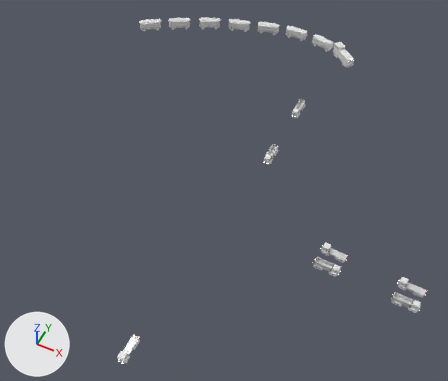
The FBX model Assets/Art/KayseriIsland/Models/Coal/Phase3/Vehicles_P3.fbx, before and after one commit.
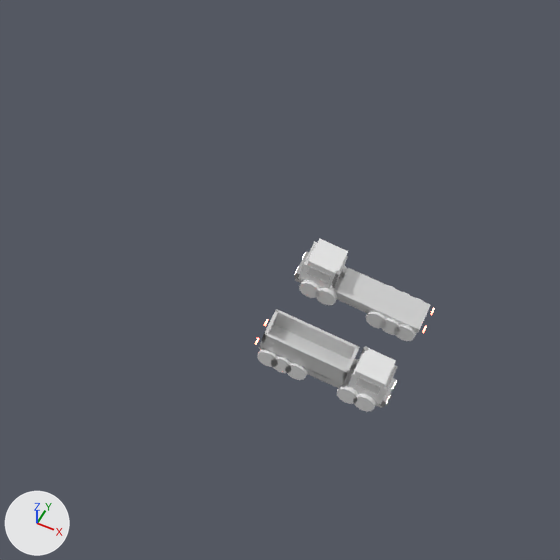
The first picture shows the older version from a camera (50 mm lens) standing at (69.0, -137.0, 197.0) and looking at (-10.0, 20.0, 1.0). The close-ups show the older and then the newer version on the part from 58% to 83% of the width and 51% to 80% of the height of that picture. Only the edits that show in the close-ups are written down. The axes (+X, +Y, +Z) are drawn at lower left. The lights are the same throughout. Vertices at exactly the same position are counted once.

The scene before the commit, as lines of its bpy script (objects in view):
```python
ob_truck_road_cargo1 = bpy.data.objects.new('truck_road_cargo1', me_v_cargo_002)
ob_truck_road_cargo1.location = (44.0, 3.6, 8.34)
ob_truck_road_cargo1.rotation_euler = (0.0, -0.102, -3.142)  # degrees (0, -5.8, -180)
ob_truck_road_cargo1.scale = (0.76, 0.76, 0.76)
ob_truck_road_ore2 = bpy.data.objects.new('truck_road_ore2', me_v_ore2_001)
ob_truck_road_ore2.location = (44.0, -3.6, 8.32)
ob_truck_road_ore2.rotation_euler = (0.0, 0.102, 0.0)  # degrees (0, 5.8, 0)
ob_truck_road_ore2.scale = (0.76, 0.76, 0.76)
```
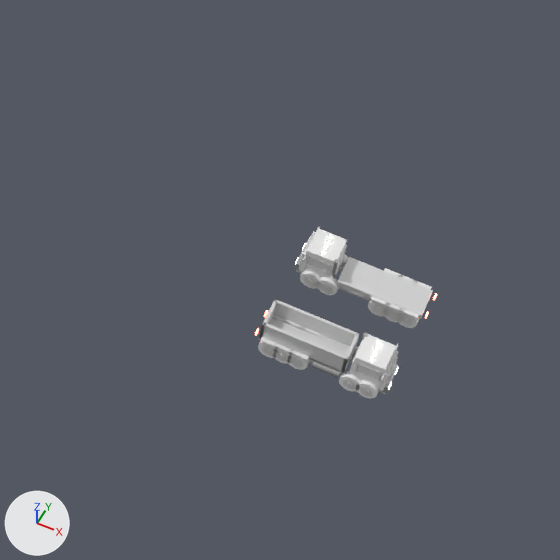
Where the change shows, as pixel boxes (x1, y1, x2, y2) in the close-ups (560 x 560 px):
'truck_road_ore2', reshaped, moved, turned
    before: (255, 309, 398, 411)
    after: (255, 299, 399, 398)
'truck_road_cargo1', reshaped, moved, turned
    before: (294, 239, 435, 341)
    after: (294, 227, 437, 328)
part 1 of me_v_ore2_001, added
    after: (301, 326, 320, 336)
part 2 of me_v_ore2_001, added
    after: (360, 386, 373, 396)
part 3 of me_v_ore2_001, added
    after: (343, 379, 356, 389)
part 4 of me_v_ore2_001, added
    after: (290, 358, 303, 367)
part 5 of me_v_ore2_001, added
    after: (276, 351, 288, 361)
part 6 of me_v_ore2_001, added
    after: (262, 346, 275, 355)
part 7 of me_v_ore2_001, added
    after: (289, 349, 309, 360)
part 8 of me_v_ore2_001, added
    after: (286, 321, 304, 330)
part 9 of me_v_ore2_001, reshaped
    before: (257, 349, 382, 411)
    after: (258, 314, 398, 398)
part 10 of me_v_cargo_002, added
    after: (296, 270, 420, 319)
part 11 of me_v_cargo_002, added
    after: (370, 296, 387, 306)
part 12 of me_v_cargo_002, added
    after: (304, 277, 316, 286)
part 13 of me_v_cargo_002, added
    after: (320, 283, 333, 293)
part 14 of me_v_cargo_002, added
    after: (372, 304, 385, 314)
part 15 of me_v_cargo_002, added
    after: (386, 310, 399, 320)
part 16 of me_v_cargo_002, added
    after: (400, 316, 413, 325)
part 17 of me_v_cargo_002, added
    after: (384, 268, 399, 276)
part 18 of me_v_cargo_002, added
    after: (385, 302, 405, 313)
part 19 of me_v_cargo_002, reshaped
    before: (295, 265, 424, 341)
    after: (300, 227, 432, 328)

The change, as a diff of the scene's bpy script:
```diff
--- a/Assets/Art/KayseriIsland/Models/Coal/Phase3/Vehicles_P3.fbx.py
+++ b/Assets/Art/KayseriIsland/Models/Coal/Phase3/Vehicles_P3.fbx.py
@@ me_v_ore2_001 @@
 # used by ob_truck_road_ore2; location = (44.0, -3.6, 8.32); rotation_euler = (0.0, 0.102, 0.0), in degrees (0, 5.8, 0); scale = (0.76, 0.76, 0.76)
-me_v_ore2_001.from_pydata(...)  # 376 vertices, 660 faces; spans x -6.99..6.51, y -1.92..1.92, z 0.0..4.9
+me_v_ore2_001.from_pydata(...)  # 1148 vertices, 1992 faces; spans x -6.99..6.51, y -2.25..2.25, z 0.0..5.02
+# me_v_ore2_001 part 1: a new loose piece, a box spanning x -3.35..-1.45, y 1.05..2.05, z 2.12..2.28, in mat_yellow_lt (white #e7e7e7)
+# me_v_ore2_001 part 2: a new loose piece, a 12-sided cylinder along y spanning x 3.95..5.25, y -1.95..-1.15, z 0.4..1.7, in mat_steel_dk (white #e7e7e7)
+# me_v_ore2_001 part 3: a new loose piece, a 12-sided cylinder along y spanning x 2.25..3.55, y -1.95..-1.15, z 0.4..1.7, in mat_steel_dk (white #e7e7e7)
+# me_v_ore2_001 part 4: a new loose piece, a 12-sided cylinder along y spanning x -3.05..-1.75, y -1.95..-1.15, z 0.4..1.7, in mat_steel_dk (white #e7e7e7)
+# me_v_ore2_001 part 5: a new loose piece, a 12-sided cylinder along y spanning x -4.55..-3.25, y -1.95..-1.15, z 0.4..1.7, in mat_steel_dk (white #e7e7e7)
+# me_v_ore2_001 part 6: a new loose piece, a 12-sided cylinder along y spanning x -5.95..-4.65, y -1.95..-1.15, z 0.4..1.7, in mat_steel_dk (white #e7e7e7)
+# me_v_ore2_001 part 7: a new loose piece, a box spanning x -3.35..-1.45, y -2.05..-1.05, z 2.12..2.28, in mat_yellow_lt (white #e7e7e7)
+# me_v_ore2_001 part 8: a new loose piece, a box spanning x -4.85..-2.95, y 1.05..2.05, z 2.12..2.28, in mat_yellow_lt (white #e7e7e7)
+# me_v_ore2_001 part 9: 51 vertices moved from x -6.21..5.12, y -1.92..1.92, z 0.14..1.96 to x -6.32..5.06, y -1.92..1.92, z 0.1..2.0; 157 vertices removed from x -6.35..6.3, y -1.92..1.92, z 0.14..1.96; 409 vertices added at x -6.32..6.18, y -2.25..2.25, z 0.1..5.02
+# other edits to the shape of me_v_ore2_001 do not show in these pictures
 me_v_ore2_001.materials.append(mat_steel_dk)
@@ me_v_ore2_001 @@
 me_v_ore2_001.materials.append(mat_taillight)
+me_v_ore2_001.materials.append(mat_steel_lt)  # white #e7e7e7
@@ me_v_cargo_002 @@
 # used by ob_truck_road_cargo1; location = (44.0, 3.6, 8.34); rotation_euler = (0.0, -0.102, -3.142), in degrees (0, -5.8, -180); scale = (0.76, 0.76, 0.76)
-me_v_cargo_002.from_pydata(...)  # 352 vertices, 612 faces; spans x -6.99..6.51, y -1.92..1.92, z 0.0..4.9
+me_v_cargo_002.from_pydata(...)  # 1124 vertices, 1944 faces; spans x -6.99..6.51, y -2.25..2.25, z 0.0..5.02
+# me_v_cargo_002 part 10: a new loose piece, a box spanning x -6.3..6.3, y 0.78..1.12, z 0.64..1.26, in mat_steel_dk (white #e7e7e7)
+# me_v_cargo_002 part 11: a new loose piece, a box spanning x -3.35..-1.45, y 1.05..2.05, z 2.12..2.28, in mat_white (white #e7e7e7)
+# me_v_cargo_002 part 12: a new loose piece, a 12-sided cylinder along y spanning x 3.95..5.25, y 1.15..1.95, z 0.4..1.7, in mat_steel_dk (white #e7e7e7)
+# me_v_cargo_002 part 13: a new loose piece, a 12-sided cylinder along y spanning x 2.25..3.55, y 1.15..1.95, z 0.4..1.7, in mat_steel_dk (white #e7e7e7)
+# me_v_cargo_002 part 14: a new loose piece, a 12-sided cylinder along y spanning x -3.05..-1.75, y 1.15..1.95, z 0.4..1.7, in mat_steel_dk (white #e7e7e7)
+# me_v_cargo_002 part 15: a new loose piece, a 12-sided cylinder along y spanning x -4.55..-3.25, y 1.15..1.95, z 0.4..1.7, in mat_steel_dk (white #e7e7e7)
+# me_v_cargo_002 part 16: a new loose piece, a 12-sided cylinder along y spanning x -5.95..-4.65, y 1.15..1.95, z 0.4..1.7, in mat_steel_dk (white #e7e7e7)
+# me_v_cargo_002 part 17: a new loose piece, a box spanning x -3.35..-1.45, y -2.05..-1.05, z 2.12..2.28, in mat_white (white #e7e7e7)
+# me_v_cargo_002 part 18: a new loose piece, a box spanning x -4.85..-2.95, y 1.05..2.05, z 2.12..2.28, in mat_white (white #e7e7e7)
+# me_v_cargo_002 part 19: 51 vertices moved from x -6.21..5.12, y -1.92..1.92, z 0.14..1.96 to x -6.32..5.06, y -1.92..1.92, z 0.1..2.0; 157 vertices removed from x -6.35..6.3, y -1.92..1.92, z 0.14..1.96; 409 vertices added at x -6.32..6.18, y -2.25..2.25, z 0.1..5.02
+# other edits to the shape of me_v_cargo_002 do not show in these pictures
 me_v_cargo_002.materials.append(mat_steel_dk)
@@ me_v_cargo_002 @@
 me_v_cargo_002.materials.append(mat_taillight)
+me_v_cargo_002.materials.append(mat_steel_lt)  # white #e7e7e7
@@ ob_truck_road_ore2 @@
 ob_truck_road_ore2 = bpy.data.objects.new('truck_road_ore2', me_v_ore2_001)
-ob_truck_road_ore2.location = (44.0, -3.6, 8.32)
-ob_truck_road_ore2.rotation_euler = (0.0, 0.102, 0.0)  # degrees (0, 5.8, 0)
+ob_truck_road_ore2.location = (44.0, -3.6, 9.71)
+ob_truck_road_ore2.rotation_euler = (0.0, 0.0336, 0.0)  # degrees (0, 1.9, 0)
 ob_truck_road_ore2.scale = (0.76, 0.76, 0.76)
@@ ob_truck_road_cargo1 @@
 ob_truck_road_cargo1 = bpy.data.objects.new('truck_road_cargo1', me_v_cargo_002)
-ob_truck_road_cargo1.location = (44.0, 3.6, 8.34)
-ob_truck_road_cargo1.rotation_euler = (0.0, -0.102, -3.142)  # degrees (0, -5.8, -180)
+ob_truck_road_cargo1.location = (44.0, 3.6, 9.72)
+ob_truck_road_cargo1.rotation_euler = (0.0, -0.0335, -3.142)  # degrees (0, -1.9, -180)
 ob_truck_road_cargo1.scale = (0.76, 0.76, 0.76)
```
